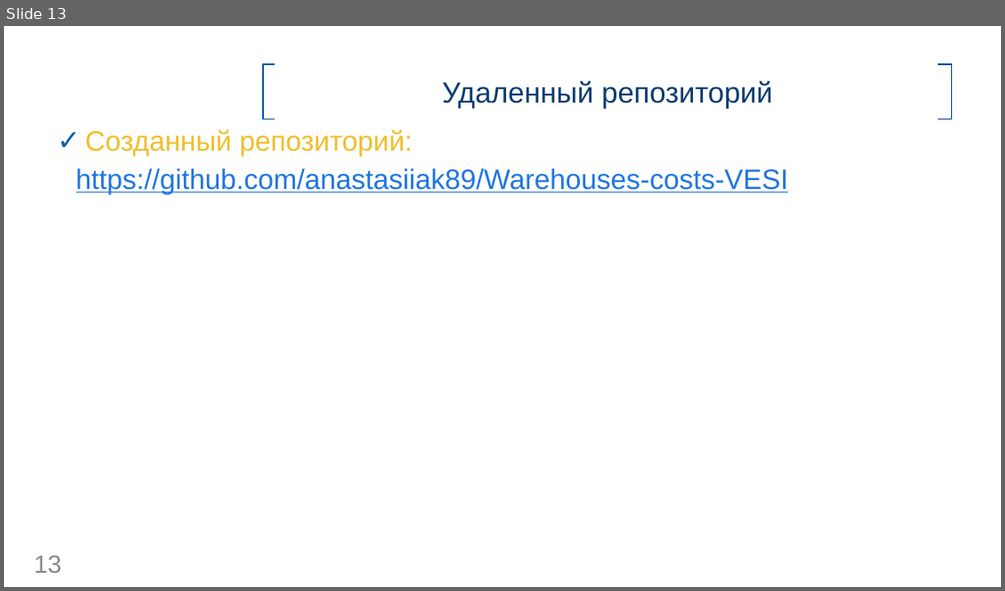
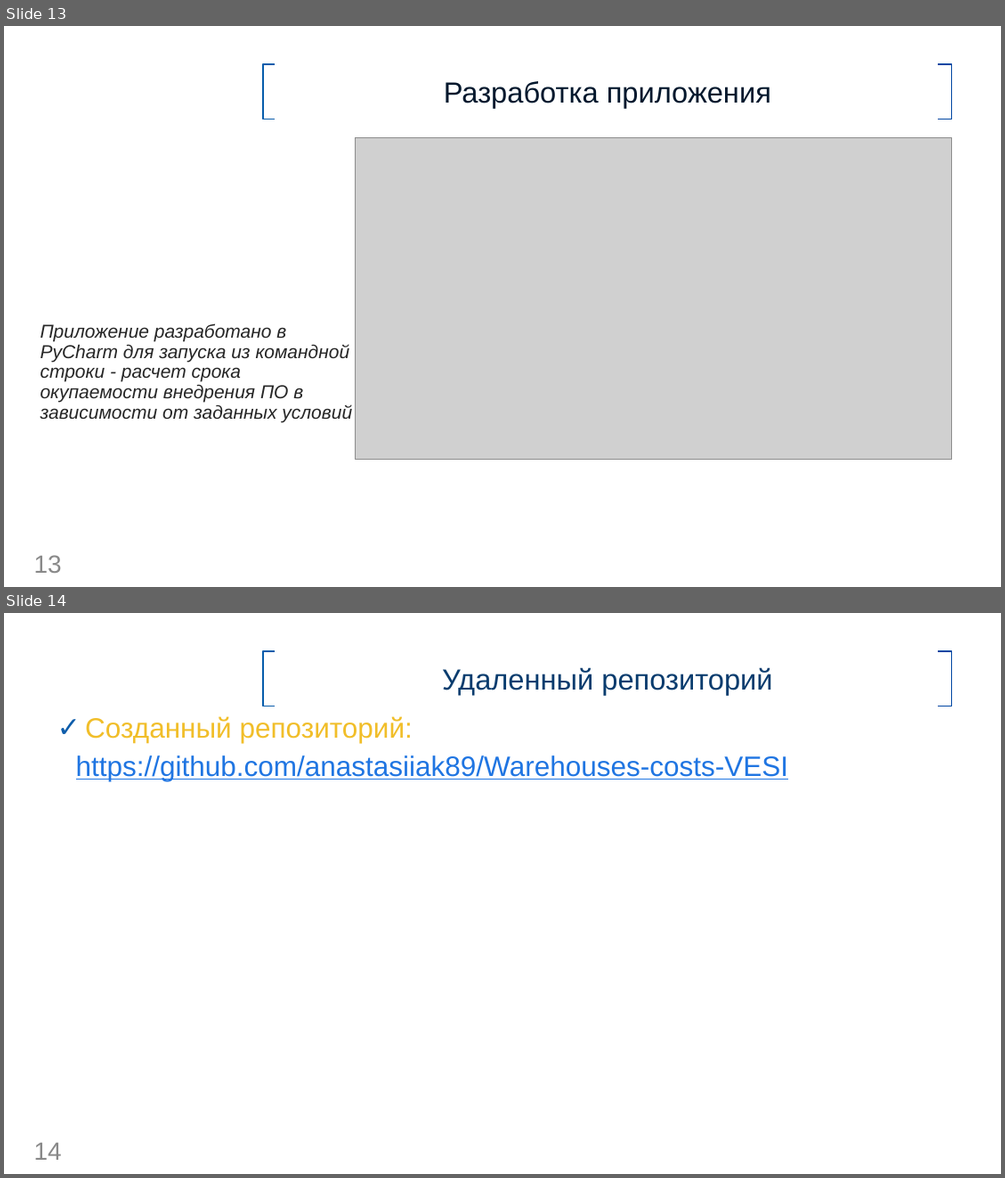
Before and after one commit to anastasiiak89/Warehouses-costs-VESI, a slide deck: Презентация ВКР Кривонос А. обновленная.pptx. Shown one above the other, each under a label of ours: slide 13 before the commit, slides 13 and 14 after it. The pictures are 1005x591 and 1005x1178 pixels, drawn with LibreOffice and Linux fonts; fonts in the diff are those of the drawing; grey boxes stand for pictures; background and template pictures are left out. Boxes give left, top, right and bottom in pixels: in the first picture for what was removed or moved away, otherwise in the second. Text is boxed around its words. In the diff, an @@ line names an element or a change of style, - is before the commit and + after.

```diff
--- a/Презентация ВКР Кривонос А. обновленная.pptx
+++ b/Презентация ВКР Кривонос А. обновленная.pptx
@@ slide 13 added at (4,26,1001,587), background #FFFFFF @@
@@ rectangle added at (263,64,952,119), fill #FFFFFF, outline #FFFFFF 2 pt, 28 pt, text #03182D @@
+Разработка приложения
@@ freeform shape added at (263,64,274,119), outline #065CAB 1.3 pt @@
@@ freeform shape added at (938,64,952,119), outline #0046A2 1.3 pt @@
@@ picture added at (355,137,952,459) @@
@@ text added at (40,323,352,422), 18 pt, text #262626, italic @@
+Приложение разработано в PyCharm для запуска из командной строки - расчет срока окупаемости внедрения ПО в зависимости от заданных условий
@@ page number added at (34,555,62,572), 24 pt, text #898989 @@
+13
@@ what was slide 13 is now slide 14 @@
@@ page number at (34,1143,62,1159): text changed @@
-13
+14
```
Also in this commit, not shown: 2 other files.
